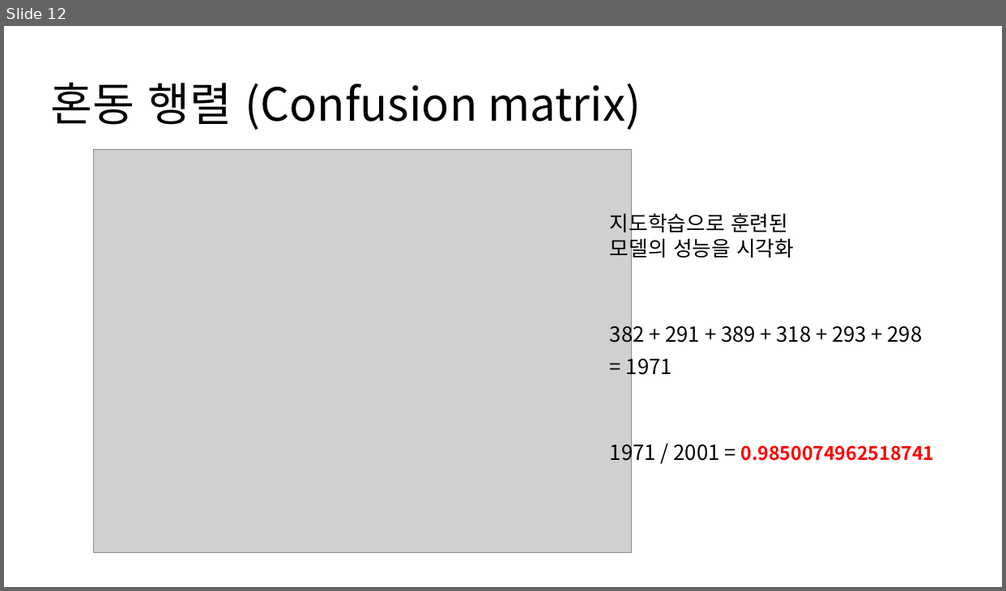
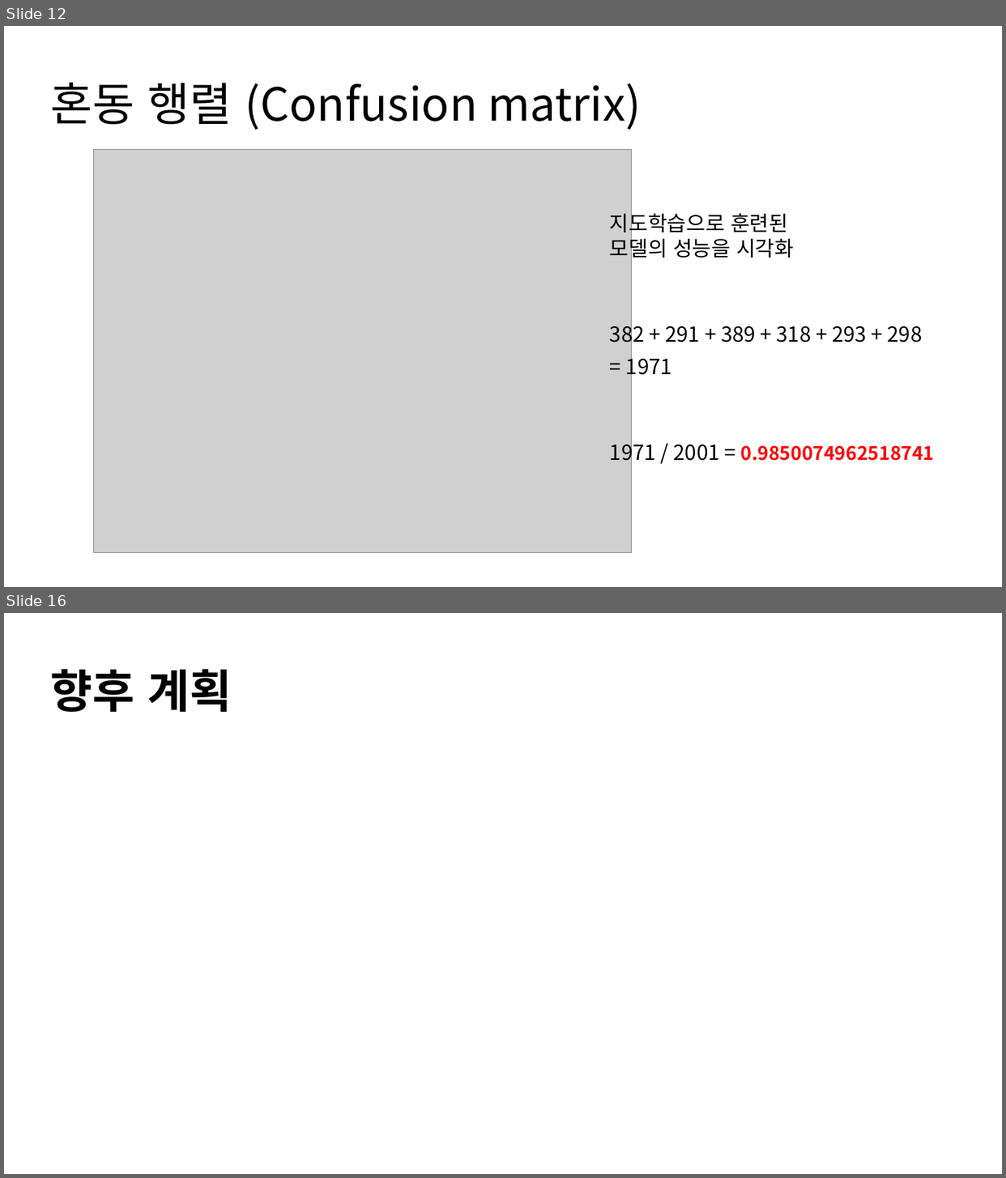
Before and after one commit to aroa97/practice, a slide deck: PCB_defect_detection/ppt/PCB_model.pptx. Shown one above the other, each under a label of ours: slide 12 before the commit, slides 12 and 16 after it; the slides between them are not shown. The pictures are 1006x591 and 1006x1178 pixels, drawn with LibreOffice and Linux fonts; fonts in the diff are those of the drawing; grey boxes stand for pictures. Boxes give left, top, right and bottom in pixels: in the first picture for what was removed or moved away, otherwise in the second. Text is boxed around its words. In the diff, an @@ line names an element or a change of style, - is before the commit and + after.

```diff
--- a/PCB_defect_detection/ppt/PCB_model.pptx
+++ b/PCB_defect_detection/ppt/PCB_model.pptx
@@ slide 16 added at (4, 613, 1002, 1174), background #FFFFFF @@
@@ title added at (51, 669, 232, 712), 44 pt, text #000000, bold @@
+향후 계획
```
Also in this commit, not shown: 9 slides changed, 2 other slides added, 22 other files.
